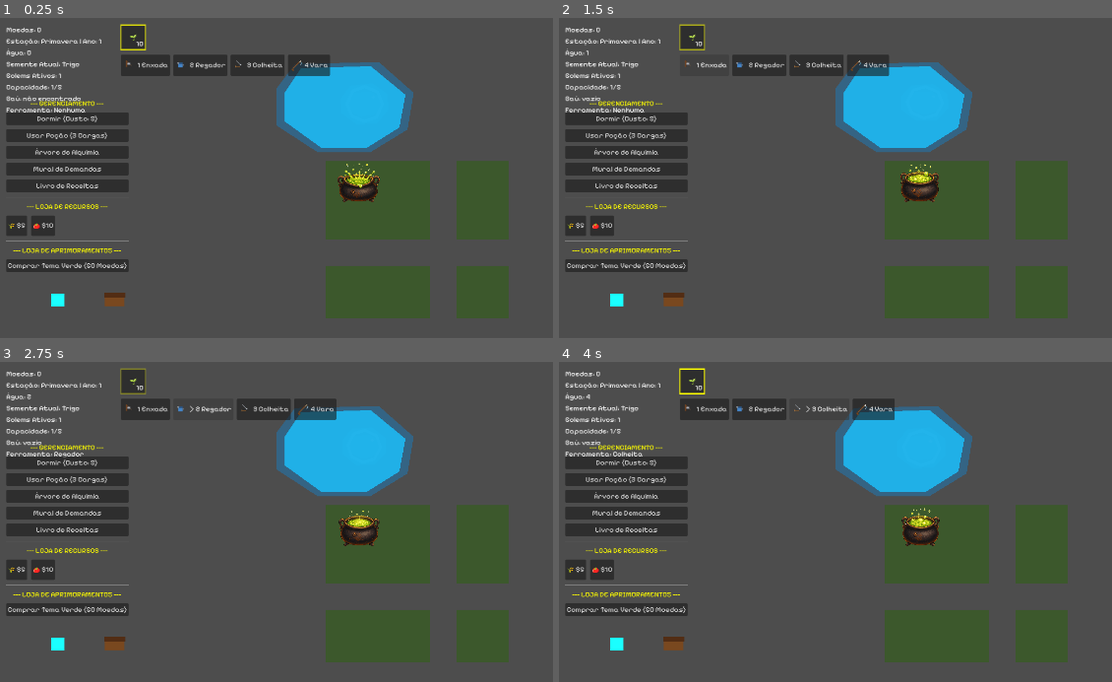
Above: before the commit, frames 1-4 (two rows, left to right).
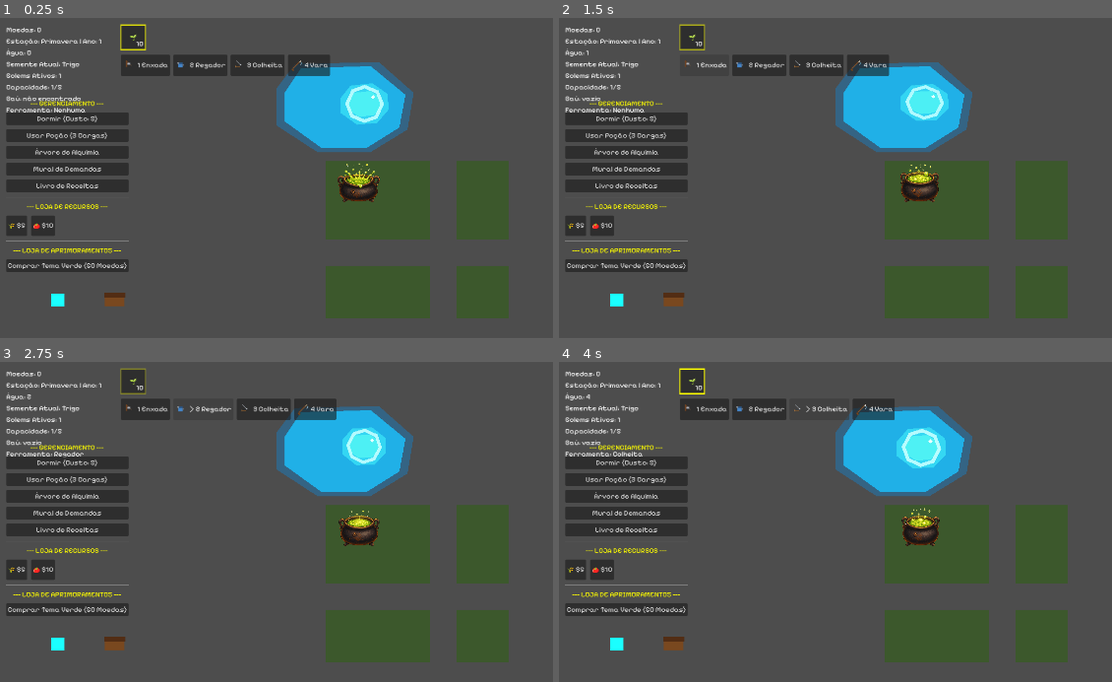
Above: after the commit, the same moments.

Repository: LeandroSatsuki/Cauldron-Crops
Game: Godot game, scene res://Scenes/Main.tscn
The game is run twice, just before and just after one commit, with the same random seed, the same clock (stepped at 60 frames per second) and the same inputs.
Inputs:
- Up to frame 1 (0.25 s): no input
- Up to frame 2 (1.5 s): click "1 Enxada" at 0.5 s; click "> 1 Enxada" at 1.25 s
- Up to frame 3 (2.75 s): click "2 Regador" at 2 s
- Up to frame 4 (4 s): click "> 2 Regador" at 2.75 s; click "3 Colheita" at 3.5 s

The runs differ from the first frame. In frame 1, 0.9% of the frame differs, in the area x 61-71%, y 20-34%; in frame 2, 0.8%; in frame 3, 0.7%; in frame 4, 0.9%, in the area x 61-70%, y 20-34%.

Commit message:
feat: adiciona recompensa e area favorecida da pesca

Diff:
--- a/Scripts/Main.gd
+++ b/Scripts/Main.gd
@@ -132,6 +132,81 @@
 	])
 	fishing_spot.add_child(lake_visual)
 
+	var moving_area := Node2D.new()
+	moving_area.name = "MovingFishingArea"
+	moving_area.visible = true
+	moving_area.position = Vector2(44.0, -10.0)
+	moving_area.z_index = 25
+	fishing_spot.add_child(moving_area)
+
+	var moving_area_glow := Polygon2D.new()
+	moving_area_glow.name = "MovingFishingAreaGlow"
+	moving_area_glow.z_index = 26
+	moving_area_glow.color = Color(0.27451, 0.984314, 1.0, 0.52)
+	moving_area_glow.polygon = PackedVector2Array([
+		Vector2(-58, -12),
+		Vector2(-34, -42),
+		Vector2(18, -48),
+		Vector2(54, -24),
+		Vector2(58, 12),
+		Vector2(30, 44),
+		Vector2(-18, 48),
+		Vector2(-56, 22)
+	])
+	moving_area.add_child(moving_area_glow)
+
+	var moving_area_core := Polygon2D.new()
+	moving_area_core.name = "MovingFishingAreaCore"
+	moving_area_core.z_index = 27
+	moving_area_core.color = Color(0.337255, 0.976471, 0.960784, 0.76)
+	moving_area_core.polygon = PackedVector2Array([
+		Vector2(-44, -8),
+		Vector2(-24, -26),
+		Vector2(14, -30),
+		Vector2(40, -14),
+		Vector2(44, 8),
+		Vector2(22, 26),
+		Vector2(-12, 30),
+		Vector2(-40, 14)
+	])
+	moving_area.add_child(moving_area_core)
+
+	var moving_area_ring := Line2D.new()
+	moving_area_ring.name = "MovingFishingAreaRing"
+	moving_area_ring.z_index = 28
+	moving_area_ring.width = 8.0
+	moving_area_ring.default_color = Color(0.760784, 0.996078, 1.0, 0.92)
+	moving_area_ring.antialiased = true
+	moving_area_ring.closed = true
+	moving_area_ring.points = PackedVector2Array([
+		Vector2(0, -40),
+		Vector2(30, -28),
+		Vector2(42, 0),
+		Vector2(28, 30),
+		Vector2(0, 40),
+		Vector2(-30, 28),
+		Vector2(-42, 0),
+		Vector2(-28, -30)
+	])
+	moving_area.add_child(moving_area_ring)
+
+	var moving_area_sparkle := Polygon2D.new()
+	moving_area_sparkle.name = "MovingFishingAreaSparkle"
+	moving_area_sparkle.position = Vector2(20, -16)
+	moving_area_sparkle.z_index = 29
+	moving_area_sparkle.color = Color(0.980392, 1.0, 1.0, 0.92)
+	moving_area_sparkle.polygon = PackedVector2Array([
+		Vector2(0, -5),
+		Vector2(3, -2),
+		Vector2(5, 0),
+		Vector2(3, 2),
+		Vector2(0, 5),
+		Vector2(-3, 2),
+		Vector2(-5, 0),
+		Vector2(-3, -2)
+	])
+	moving_area.add_child(moving_area_sparkle)
+
 	var bobber := Node2D.new()
 	bobber.name = "Bobber"
 	bobber.visible = false
